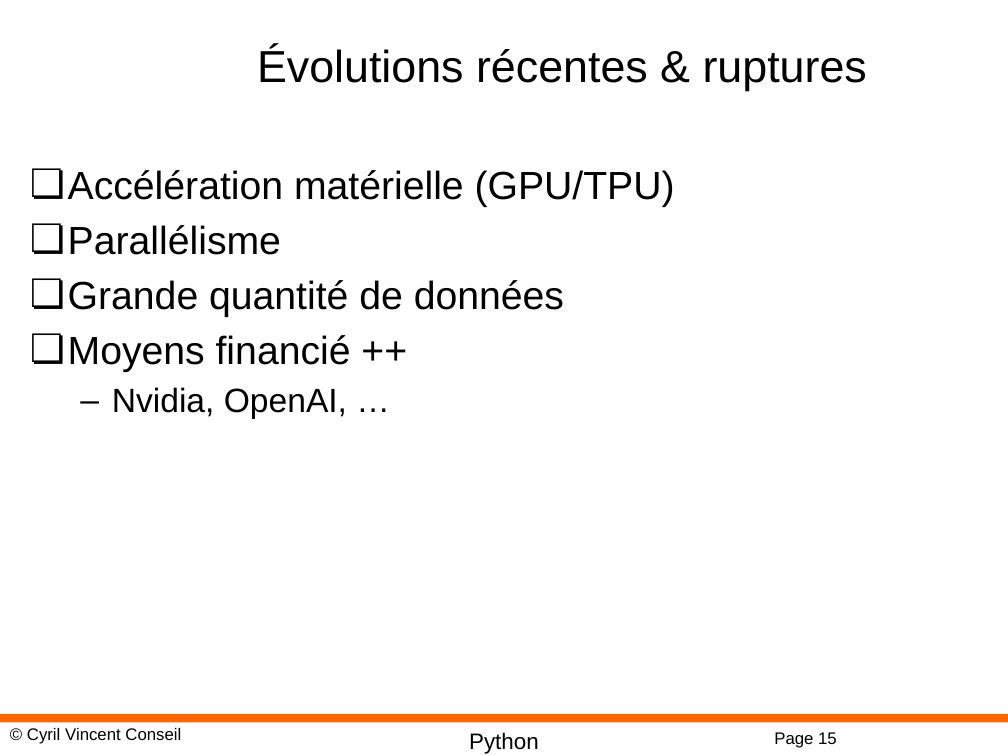
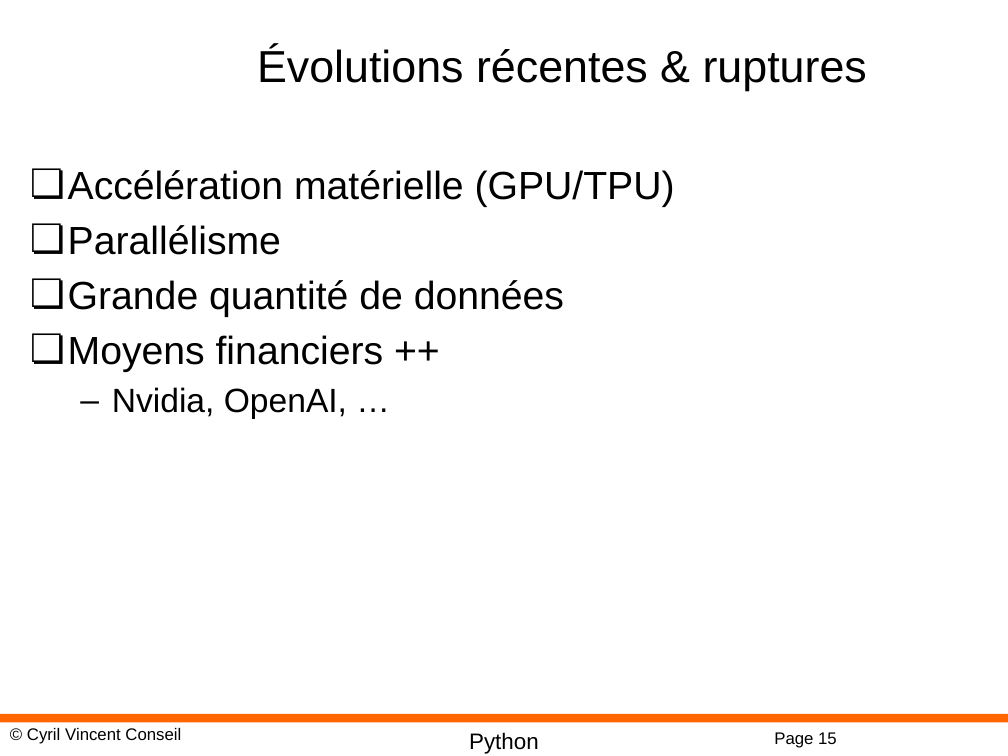
Before and after one commit to cyrilvincent/IA-LLM, a slide deck: slide 15 of AI02-Types.pptx. Drawn at 1008x756 pixels with LibreOffice and Linux fonts; fonts in the diff are those of the drawing; background and template pictures are left out. Boxes give left, top, right and bottom in pixels: in the first picture for what was removed or moved away, otherwise in the second. Text is boxed around its words. In the diff, an @@ line names an element or a change of style, - is before the commit and + after.

```diff
--- a/AI02-Types.pptx
+++ b/AI02-Types.pptx
@@ text at bbox=[68, 335, 384, 372]: text changed @@
-❏ Moyens financié ++
+❏ Moyens financiers ++
```
Also in this commit, not shown: 6 other files.
